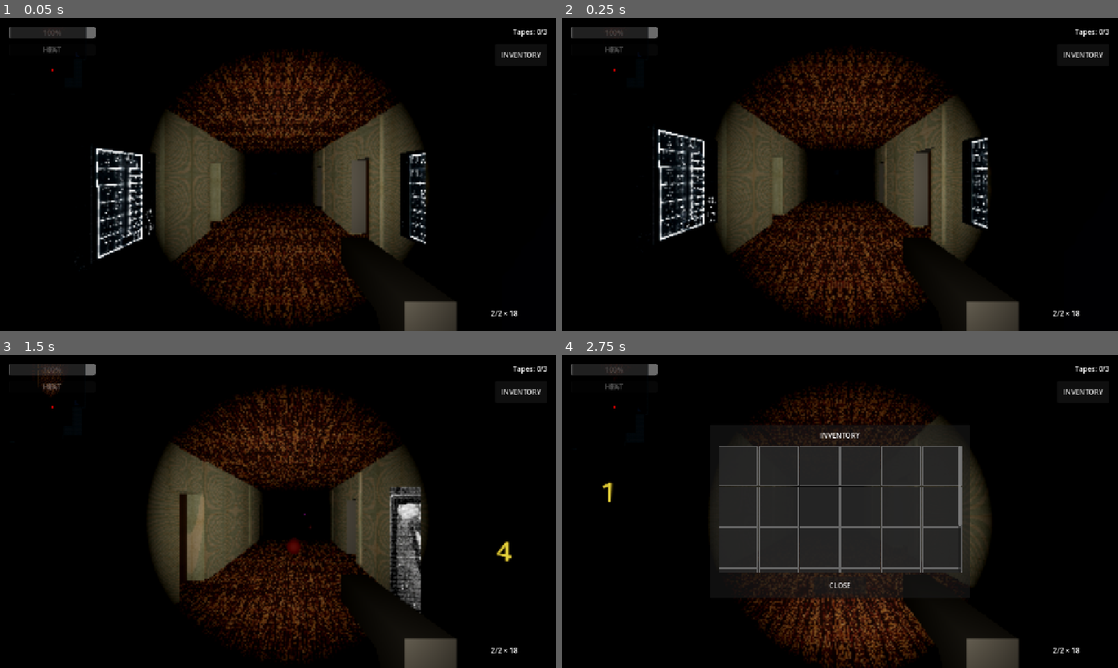
Above: before the commit, frames 1-4 (two rows, left to right).
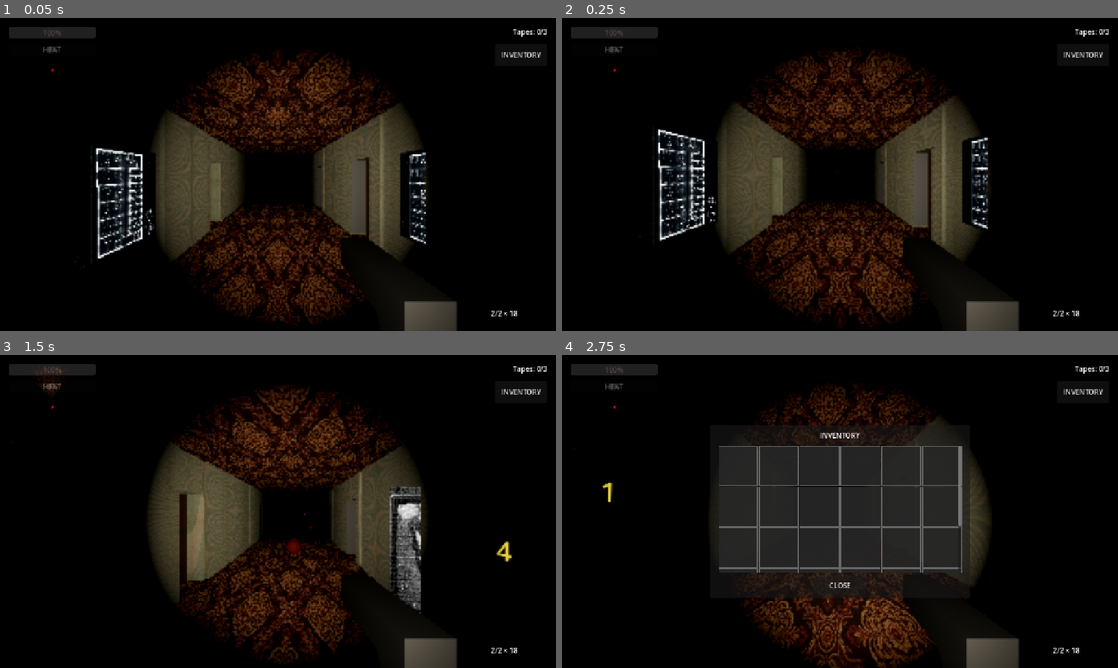
Above: after the commit, the same moments.

Repository: sergesvalov/alex_fight
Game: Godot game, scene res://scenes/levels/hotel_siberia/hotel_level_4.tscn
Same seed, same stepped clock (60 frames per second), same inputs: the game is played once before the commit and once after it. Sound files missing from this copy of the repository are replaced by a short silence.
Inputs (mouse positions are in pixels of both pictures, inside the frame that each line leads up to):
- Up to frame 1 (0.05 s): no input
- Up to frame 2 (0.25 s): no input
- Up to frame 3 (1.5 s): tap Enter at 0.5 s; move the mouse to (305, 511) at 0.52 s; hold Up (ui_up) from 0.53 s (still down); click (305, 511) at 0.6 s; move the mouse to (250, 511) at 1.27 s; tap E at 1.35 s
- Up to frame 4 (2.75 s): keep holding Up (ui_up); move the mouse to (851, 505) at 2.02 s; tap I at 2.1 s

The runs differ from the first frame. In frame 1, 6.6% of the frame differs, in the area x 1-71%, y 2-99%; in frame 2, 6.7%; in frame 3, 6.8%, in the area x 1-76%, y 2-99%; in frame 4, 4.0%.
Error in both runs: Invalid assignment of property or key 'patrol_points' with value of type 'Array' on a base object of type 'CharacterBody3D (CerberusAI)'. (res://scripts/levels…

Commit message:
Fix physics seam: unified floor mesh for the entire level

Diff:
--- a/scenes/levels/hotel_siberia/rooms/double_room.tscn
+++ b/scenes/levels/hotel_siberia/rooms/double_room.tscn
@@ -38,27 +38,12 @@
 door_hole_width = 1.84
 room_label = NodePath("RoomLabel")
 door_body = NodePath("MainDoor/AnimatableBody3D")
-floor_mesh = NodePath("Floor")
-
-[node name="Floor" type="CSGBox3D" parent="."]
-transform = Transform3D(1, 0, 0, 0, 1, 0, 0, 0, 1, -0.3, -0.25, 0.0)
-use_collision = true
-collision_layer = 2
-size = Vector3(10.2, 0.5, 12.0)
-material = SubResource("StandardMaterial3D_floor")
 
 [node name="MainDoor" parent="." instance=ExtResource("7_door")]
 transform = Transform3D(-5.02681e-08, 0, 1.15, 0, 1.15, 0, -1.15, 0, -5.02681e-08, 4.8, 0.0, 1.5)
 
 [node name="WCDoor" parent="." instance=ExtResource("7_door")]
 transform = Transform3D(0, 0, 0.92, 0, 1.15, 0, -1.15, 0, 0, 2.1, 0.0, -3.84)
-
-[node name="Ceil" type="CSGBox3D" parent="."]
-transform = Transform3D(1, 0, 0, 0, 1, 0, 0, 0, 1, -0.3, 4.25, 0.0)
-use_collision = true
-collision_layer = 2
-size = Vector3(10.2, 0.5, 12.0)
-material = SubResource("StandardMaterial3D_floor")
 
 [node name="WallW" type="CSGBox3D" parent="."]
 transform = Transform3D(1, 0, 0, 0, 1, 0, 0, 0, 1, -5.4, 2.0, 0.0)
@@ -170,9 +155,3 @@
 
 [node name="Occluder" type="OccluderInstance3D" parent="WallW"]
 occluder = SubResource("BoxOccluder3D_WallW")
-
-[node name="Occluder" type="OccluderInstance3D" parent="Floor"]
-occluder = SubResource("BoxOccluder3D_Floor")
-
-[node name="Occluder" type="OccluderInstance3D" parent="Ceil"]
-occluder = SubResource("BoxOccluder3D_Ceil")
--- a/scenes/levels/hotel_siberia/rooms/single_room.tscn
+++ b/scenes/levels/hotel_siberia/rooms/single_room.tscn
@@ -40,27 +40,12 @@
 door_hole_width = 1.84
 room_label = NodePath("RoomLabel")
 door_body = NodePath("MainDoor/AnimatableBody3D")
-floor_mesh = NodePath("Floor")
-
-[node name="Floor" type="CSGBox3D" parent="."]
-transform = Transform3D(1, 0, 0, 0, 1, 0, 0, 0, 1, 0.3, -0.25, 0)
-use_collision = true
-collision_layer = 2
-size = Vector3(7.8, 0.5, 7.2)
-material = SubResource("StandardMaterial3D_floor")
 
 [node name="MainDoor" parent="." instance=ExtResource("6_door")]
 transform = Transform3D(-5.02681e-08, 0, -1.15, 0, 1.15, 0, 1.15, 0, -5.02681e-08, -3.6, 0.0, -0.3)
 
 [node name="WCDoor" parent="." instance=ExtResource("6_door")]
 transform = Transform3D(0.92, 0, 0, 0, 1.15, 0, 0, 0, 1.15, -1.92, 0.0, -0.3)
-
-[node name="Ceil" type="CSGBox3D" parent="."]
-transform = Transform3D(1, 0, 0, 0, 1, 0, 0, 0, 1, 0.0, 4.25, 0.0)
-use_collision = true
-collision_layer = 2
-size = Vector3(7.2, 0.5, 7.2)
-material = SubResource("StandardMaterial3D_floor")
 
 [node name="WallE" type="CSGBox3D" parent="."]
 transform = Transform3D(1, 0, 0, 0, 1, 0, 0, 0, 1, 4.2, 2.0, 0.0)
@@ -152,11 +137,5 @@
 [node name="Occluder" type="OccluderInstance3D" parent="WallE"]
 occluder = SubResource("BoxOccluder3D_WallE")
 
-[node name="Occluder" type="OccluderInstance3D" parent="Floor"]
-occluder = SubResource("BoxOccluder3D_Floor")
-
-[node name="Occluder" type="OccluderInstance3D" parent="Ceil"]
-occluder = SubResource("BoxOccluder3D_Ceil")
-
 [node name="Occluder" type="OccluderInstance3D" parent="WC_WallE"]
 occluder = SubResource("BoxOccluder3D_WC_WallE")
--- a/scripts/levels/hotel_level_generator.gd
+++ b/scripts/levels/hotel_level_generator.gd
@@ -124,8 +124,8 @@
 	var floor_y = -floor_thickness / 2.0
 	var ceil_y = corridor_height + (floor_thickness / 2.0)
 
-	_create_csg_box(parent, "CorridorFloor", Vector3(0, floor_y, corridor_center_z), Vector3(corridor_width + 0.2, floor_thickness, corridor_length), true)
-	_create_csg_box(parent, "CorridorCeiling", Vector3(0, ceil_y, corridor_center_z), Vector3(corridor_width + 0.2, floor_thickness, corridor_length), true)
+	_create_csg_box(parent, "CorridorFloor", Vector3(0, floor_y, corridor_center_z), Vector3(35.0, floor_thickness, corridor_length), true)
+	_create_csg_box(parent, "CorridorCeiling", Vector3(0, ceil_y, corridor_center_z), Vector3(35.0, floor_thickness, corridor_length), true)
 
 	var room_half_width = room_door_width / 2.0
 
Not shown, added: scratch/clean_rooms.py
